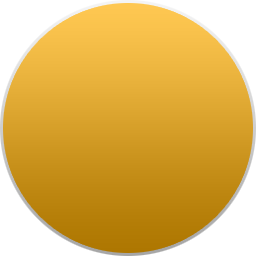
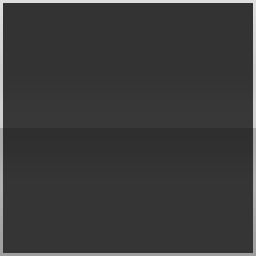
Layered file, before and after one edit (256 x 256). Changes by layer:
added layer "Layer 1 copy" above "Layer 1 copy 3" over [0, 0, 256, 256]
painted on "Layer 1" over [0, 0, 256, 256]
